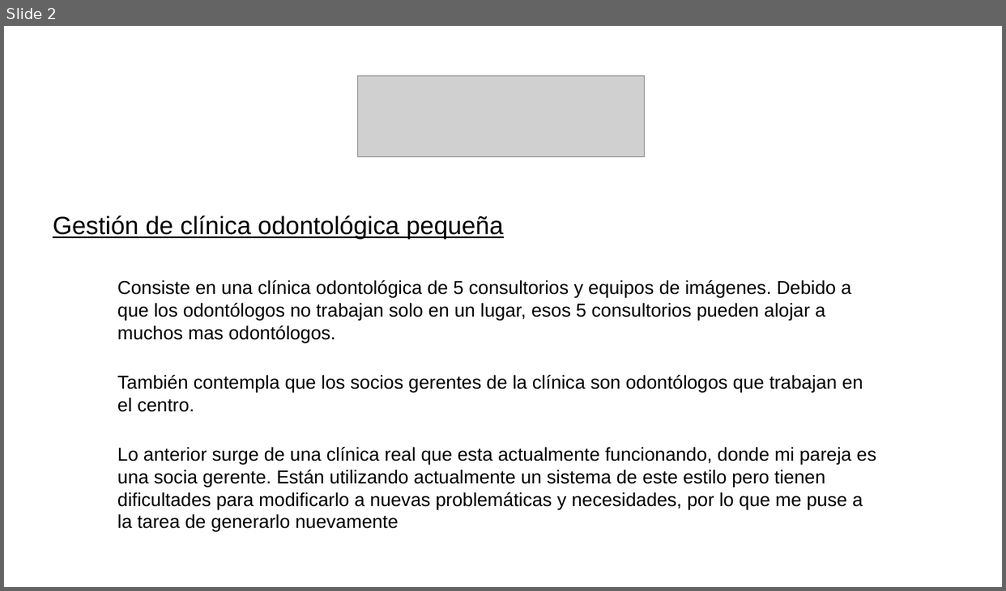
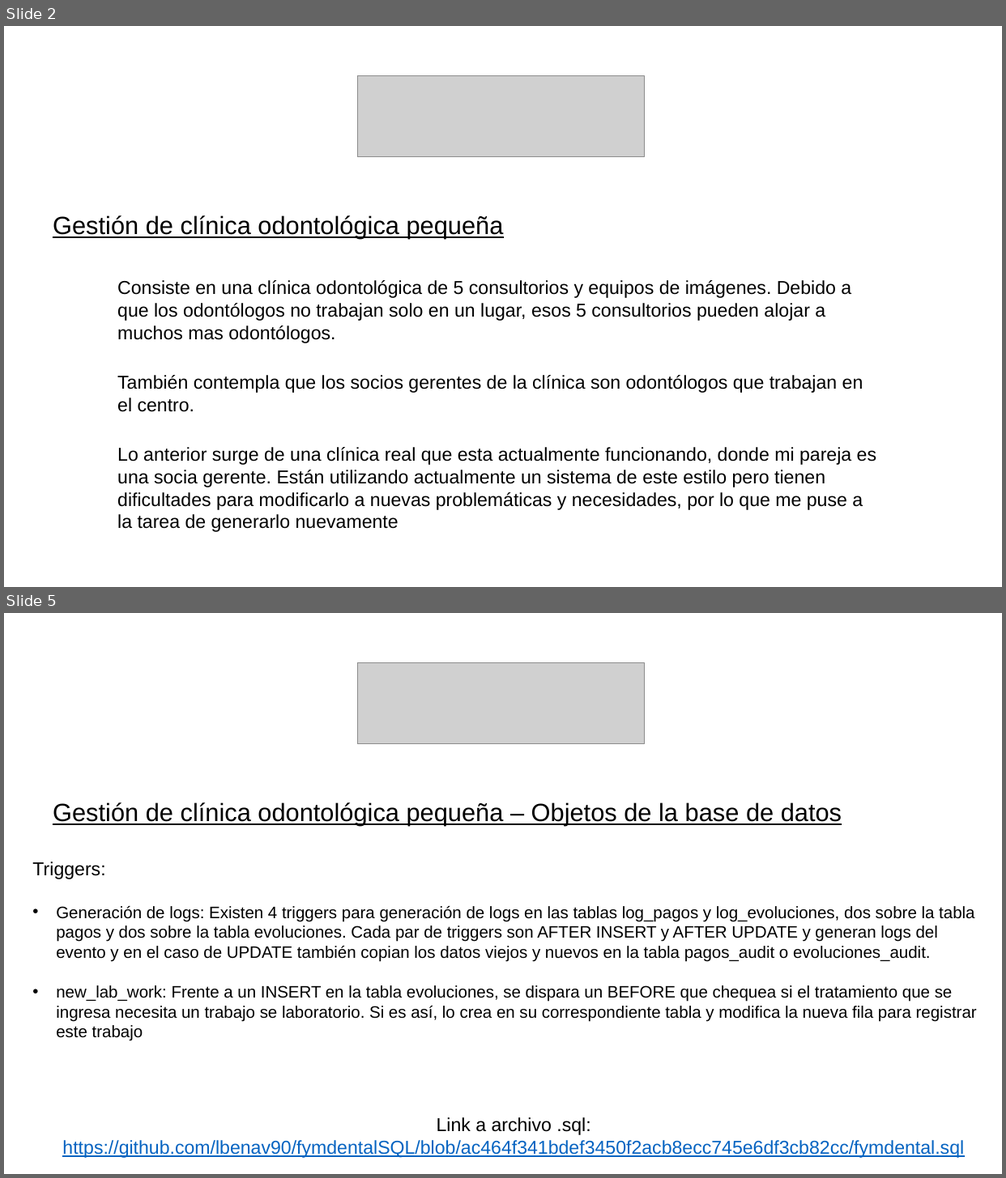
Before and after one commit to lbenav90/fymdentalSQL, a slide deck: benavidesSQL2.pptx. Shown one above the other, each under a label of ours: slide 2 before the commit, slides 2 and 5 after it; the slides between them are not shown. The pictures are 1006x591 and 1006x1178 pixels, drawn with LibreOffice and Linux fonts; fonts in the diff are those of the drawing; grey boxes stand for pictures. Boxes give left, top, right and bottom in pixels: in the first picture for what was removed or moved away, otherwise in the second. Text is boxed around its words. In the diff, an @@ line names an element or a change of style, - is before the commit and + after.

```diff
--- a/benavidesSQL2.pptx
+++ b/benavidesSQL2.pptx
@@ slide 5 added at <box>4,613,1002,1174</box>, background #FFFFFF @@
@@ picture added at <box>357,663,644,745</box> @@
@@ text added at <box>53,803,842,826</box>, 24 pt, text #000000, underline @@
+Gestión de clínica odontológica pequeña – Objetos de la base de datos
@@ text added at <box>32,862,977,1041</box>, 16 pt, text #000000 @@
+Triggers:
+• Generación de logs: Existen 4 triggers para generación de logs en las tablas log_pagos y log_evoluciones, dos sobre la tabla pagos y dos sobre la tabla evoluciones. Cada par de triggers son AFTER INSERT y AFTER UPDATE y generan logs del evento y en el caso de UPDATE también copian los datos viejos y nuevos en la tabla pagos_audit o evoluciones_audit.
+• new_lab_work: Frente a un INSERT en la tabla evoluciones, se dispara un BEFORE que chequea si el tratamiento que se ingresa necesita un trabajo se laboratorio. Si es así, lo crea en su correspondiente tabla y modifica la nueva fila para registrar este trabajo
@@ text added at <box>62,1118,964,1158</box>, 18 pt, text #0563C1, underline @@
+Link a archivo .sql:
+https://github.com/lbenav90/fymdentalSQL/blob/ac464f341bdef3450f2acb8ecc745e6df3cb82cc/fymdental.sql
```
Also in this commit, not shown: 3 slides changed, 5 other slides added.
